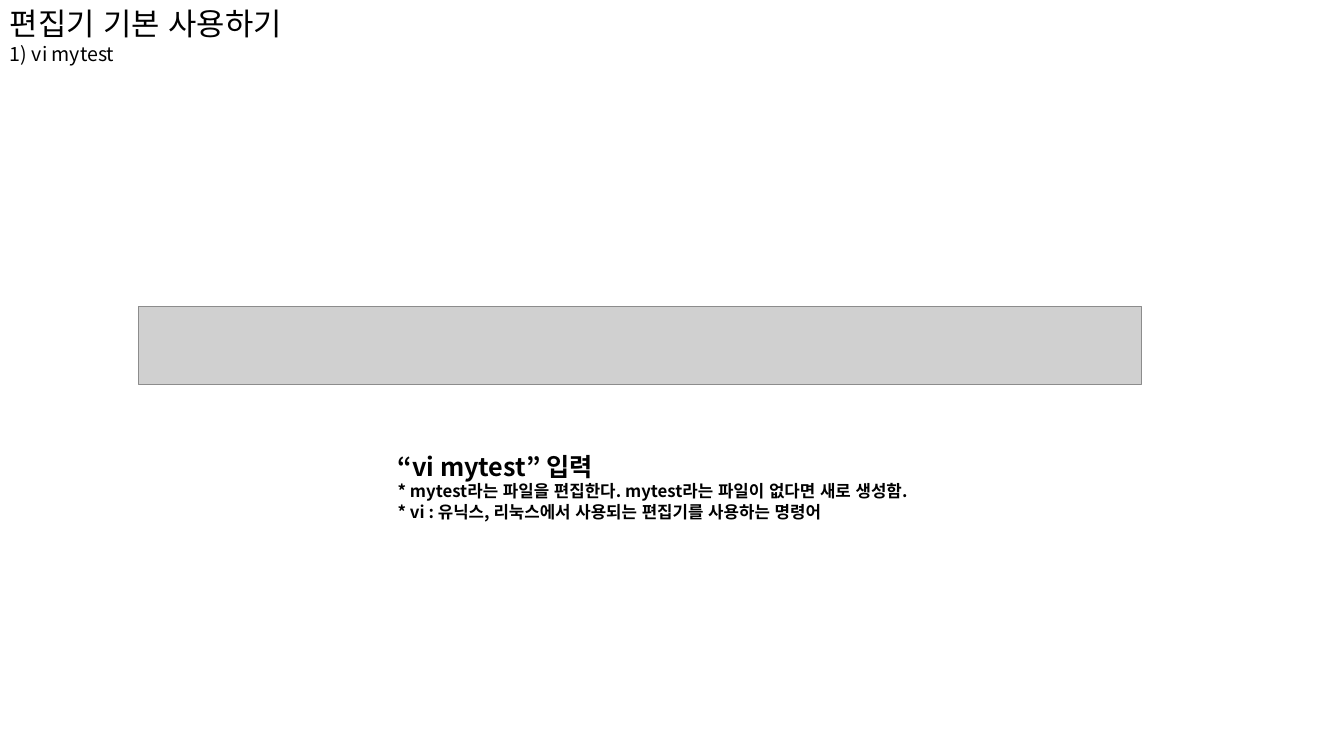
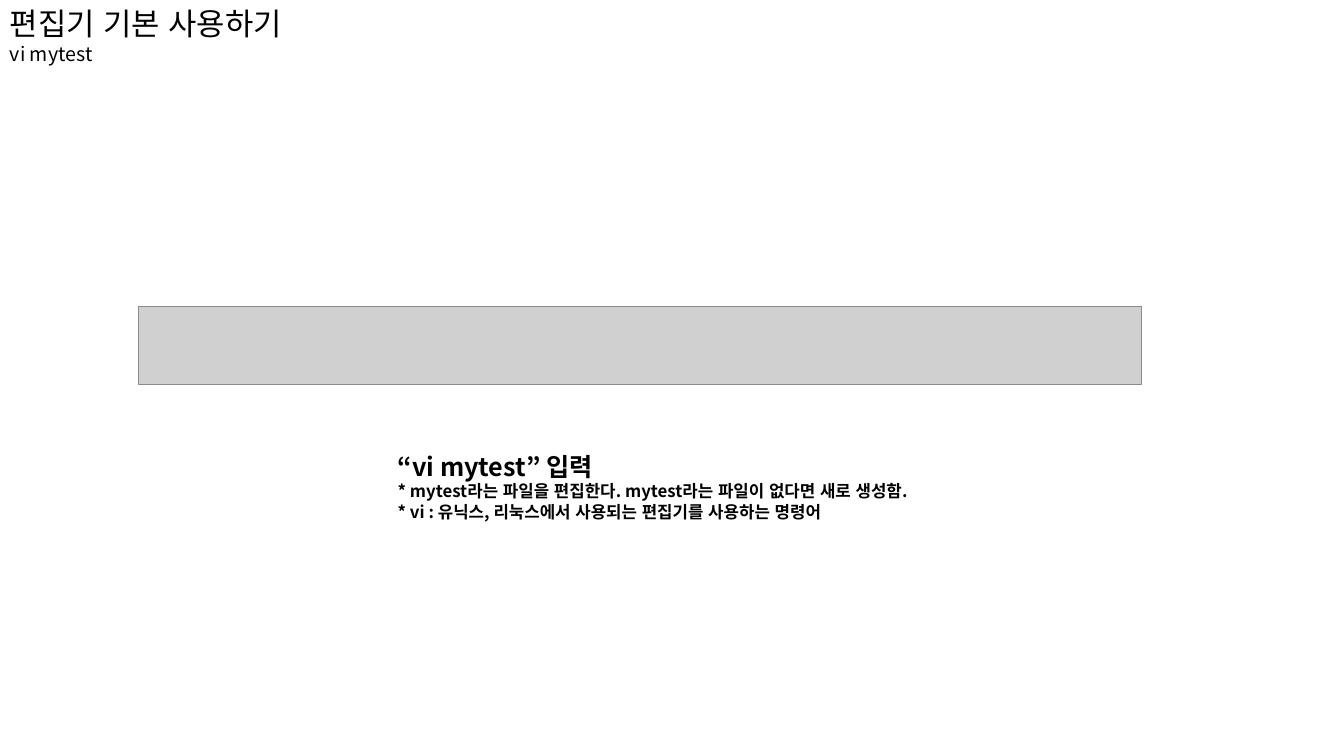
Before and after one commit to limmiseon/Linux, a slide deck: slide 1 of 리눅스 6강.pptx. Drawn at 1344x756 pixels with LibreOffice and Linux fonts; fonts in the diff are those of the drawing; grey boxes stand for pictures. Boxes give left, top, right and bottom in pixels: in the first picture for what was removed or moved away, otherwise in the second. Text is boxed around its words. In the diff, an @@ line names an element or a change of style, - is before the commit and + after.

```diff
--- a/리눅스 6강.pptx
+++ b/리눅스 6강.pptx
@@ text at box(10, 46, 93, 66): text changed @@
-1) vi mytest
+vi mytest
```
Also in this commit, not shown: 3 other slides changed, 35 slides added, 22 slides removed.
